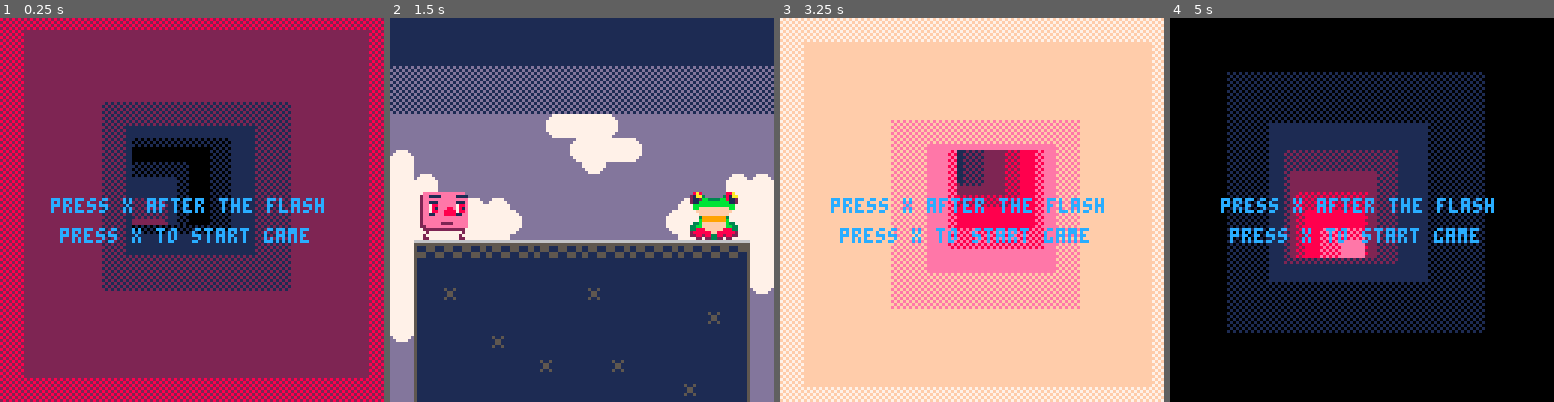
Above: before the commit, frames 1-4 (left to right).
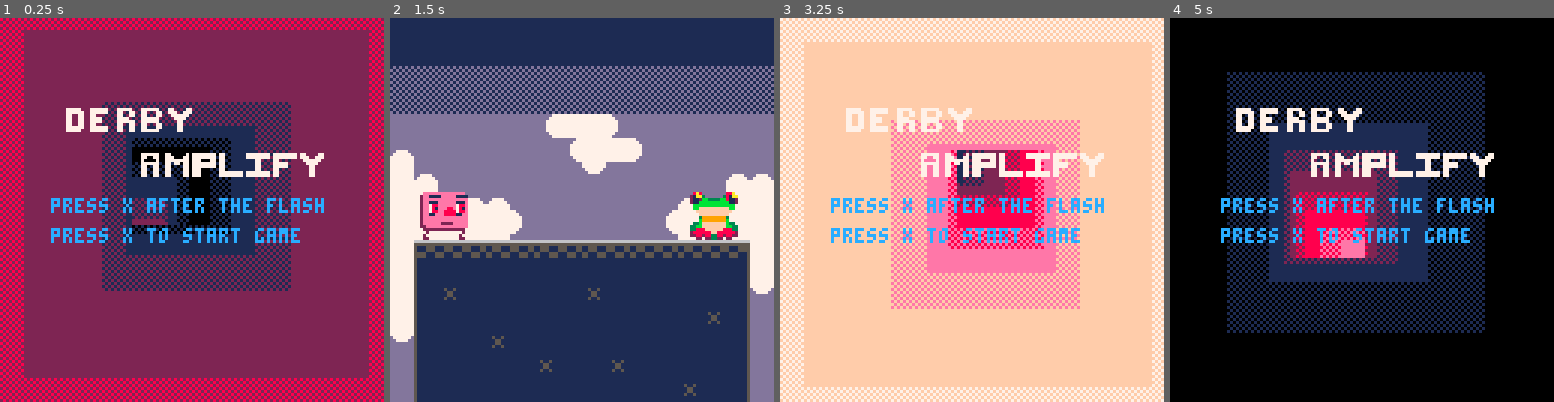
Above: after the commit, the same moments.

Repository: verdog/strongth8
Game: PICO-8 cartridge strongth8.p8
Two runs of this game, one before a commit and one after it. Both use one fixed random seed, a clock stepped at 60 frames per second and the inputs below.
Inputs:
- Up to frame 1 (0.25 s): no input
- Up to frame 2 (1.5 s): tap O (Z key) at 0.33, 0.7, 1.43 s; tap X (X key) at 1.07 s
- Up to frame 3 (3.25 s): tap X (X key) every 0.33 s from 2.07 to 3.07 s; tap O (Z key) at 2.22, 3.1 s
- Up to frame 4 (5 s): tap X (X key) every 0.33 s from 3.4 to 4.73 s; tap O (Z key) at 3.98, 4.87 s

The runs differ from the first frame. In frame 1, 4.0% of the frame differs, in the area x 13-85%, y 23-59%; in frame 2, nothing differs; in frame 3, 4.0%; in frame 4, 4.0%.

Commit message:
added title sprites, and screen

Diff:
--- a/strongth8.p8
+++ b/strongth8.p8
@@ -181,8 +181,24 @@
 
 function titledraw()
  tunnel()
+ spr(64, 21, 30)
+ spr(65, 29, 30)
+ spr(66, 38, 30)
+ spr(67, 46, 30)
+ spr(68, 56, 30)
+ -- above spells derby
+
+ -- below spells amplify
+ spr(69, 46, 45)
+ spr(70, 55, 45)
+ spr(71, 64, 45)
+ spr(72, 73, 45)
+ spr(73, 82, 45)
+ spr(74, 91, 45)
+ spr(68, 100, 45)
+
  print("press x after the flash", 17, 60, 12)
- print("press x to start game", 20, 70, 12)
+ print("press x to start game", 17, 70, 12)
 end
 
 function victorydraw()
@@ -324,6 +340,15 @@
 0009900000a9990000a00900000000005111555111555111555111555111555500000000828828822882882800000000d777777ddddddddd7777dddddddd7777
 00090000000000000000000000000000555511155511155511155511155511150000000022882882288288220000000077777777dddddddd777dddddddddd777
 00000000000000000000000000000000555511155511155511155511155511150000000002222222222222200000000077777777dddddddd77dddddddddddd77
+07777700077777700777770007777770770000770777777077000007777777777700000077777777777777770000000000000000000000000000000000000000
+07777770077777700770077007700077777007770770077077700077777777777700000077777777777777770000000000000000000000000000000000000000
+07700770077000000770077007700077077777700700007077777777777000777700000000077000770000000000000000000000000000000000000000000000
+07700770077770000777700007777770007777000777777077077077777777777700000000077000777770000000000000000000000000000000000000000000
+07700770077770000777777007777770000770000770077077000077777777777700000000077000777770000000000000000000000000000000000000000000
+07700770077000000770077007700077000770000770077077000077777000007700000000077000770000000000000000000000000000000000000000000000
+07777770077777700770077007700077000770000770077077000077777000007777777777777777770000000000000000000000000000000000000000000000
+07777700077777700770077007777770000770000770077077000077777000007777777777777777770000000000000000000000000000000000000000000000
+00066600000000000000000000000000000000000000000000000000000000000000000000000000000000000000000000000000000000000000000000000000
 __map__
 0d0d0d0d0d0d0d0d0d0d0d0d0d0d0d0d00000000000000000000000000000000000000000000000000000000000000000000000000000000000000000000000000000000000000000000000000000000000000000000000000000000000000000000000000000000000000000000000000000000000000000000000000000000
 0d0d0d0d0d0d0d0d0d0d0d0d0d0d0d0d00000000000000000000000000000000000000000000000000000000000000000000000000000000000000000000000000000000000000000000000000000000000000000000000000000000000000000000000000000000000000000000000000000000000000000000000000000000
Not shown, changed: strongth8.png
